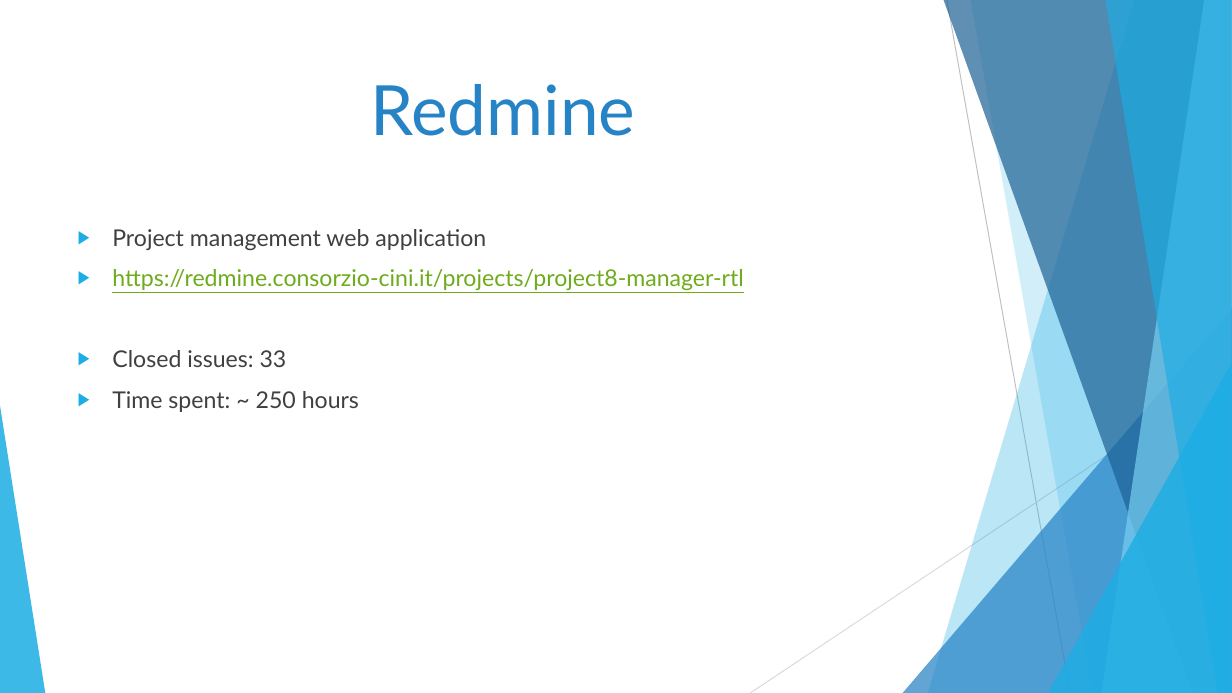
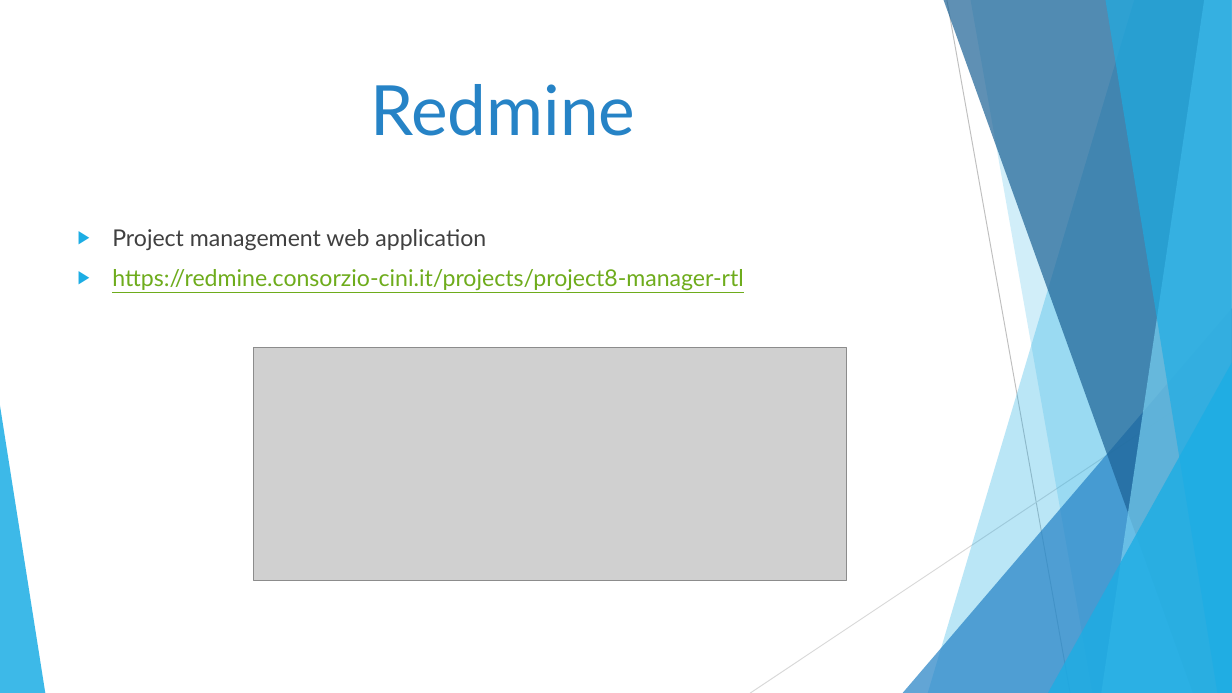
Before and after one commit to Garolla/IPMANAGER, a slide deck: slide 12 of slides/GINA_SDP_final.pptx. Drawn at 1232x693 pixels with LibreOffice and Linux fonts; fonts in the diff are those of the drawing; grey boxes stand for pictures. Boxes give left, top, right and bottom in pixels: in the first picture for what was removed or moved away, otherwise in the second. Text is boxed around its words. In the diff, an @@ line names an element or a change of style, - is before the commit and + after.

Commit message:
add issue tracking

```diff
--- a/slides/GINA_SDP_final.pptx
+++ b/slides/GINA_SDP_final.pptx
@@ text at bbox=[112, 350, 359, 412]: paragraphs removed @@
-▶ Closed issues: 33
-▶ Time spent: ~ 250 hours
@@ picture added at bbox=[253, 348, 847, 580] @@
```
